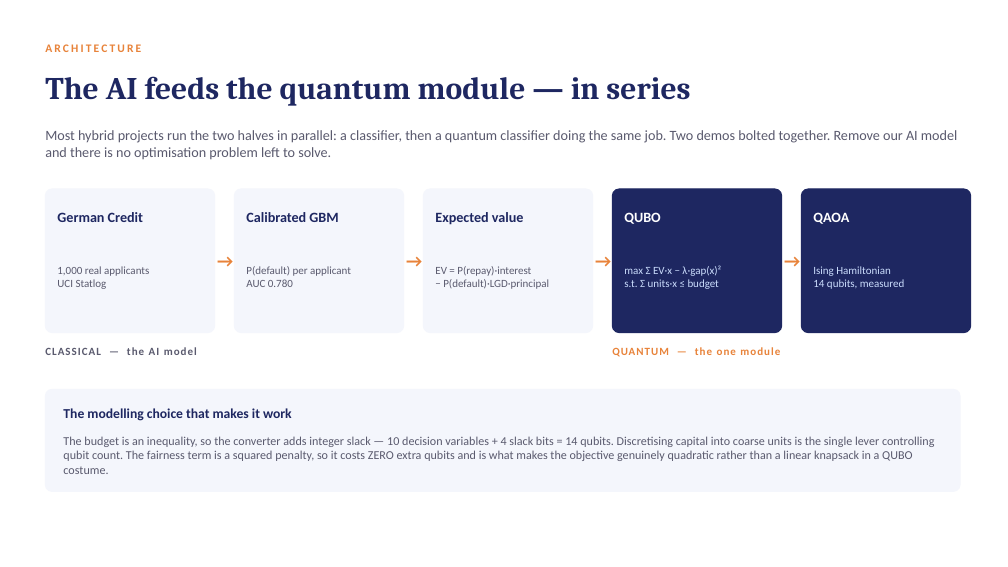
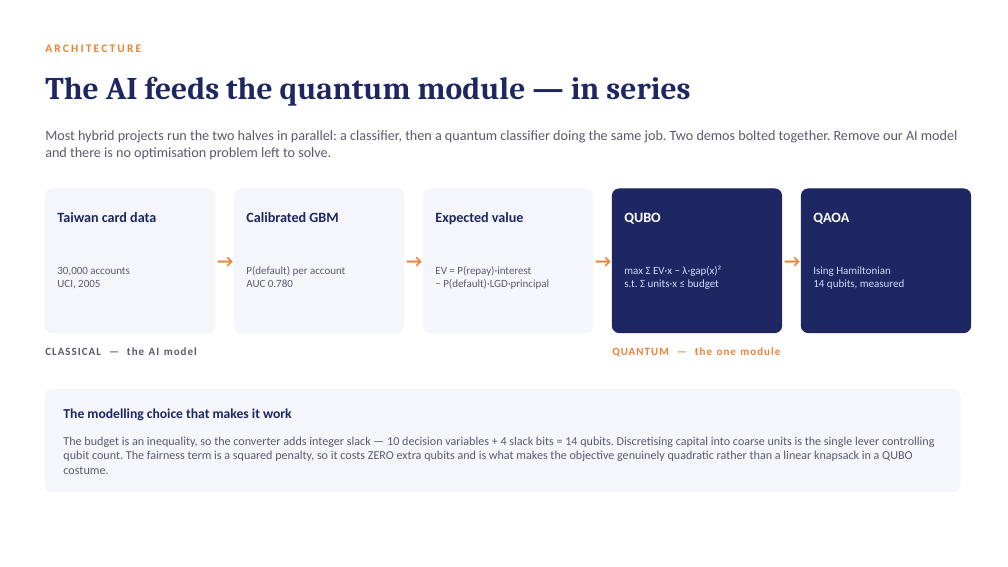
Before and after one commit to Dexterous-Ruler/quantum-loan-portfolio-allocator, a slide deck: slide 3 of PRESENTATION.pptx. Drawn at 1008x567 pixels with LibreOffice and Linux fonts; fonts in the diff are those of the drawing. Boxes give left, top, right and bottom in pixels: in the first picture for what was removed or moved away, otherwise in the second. Text is boxed around its words. In the diff, an @@ line names an element or a change of style, - is before the commit and + after.

```diff
--- a/PRESENTATION.pptx
+++ b/PRESENTATION.pptx
@@ text at (x1=57, y1=212, x2=156, y2=222): text changed @@
-German Credit
+Taiwan card data
@@ text at (x1=57, y1=267, x2=130, y2=288): text changed @@
-1,000 real applicants
-UCI Statlog
+30,000 accounts
+UCI, 2005
@@ text at (x1=246, y1=266, x2=345, y2=276): text changed @@
-P(default) per applicant
+P(default) per account
```
Also in this commit, not shown: 2 other slides changed, 4 other files.
